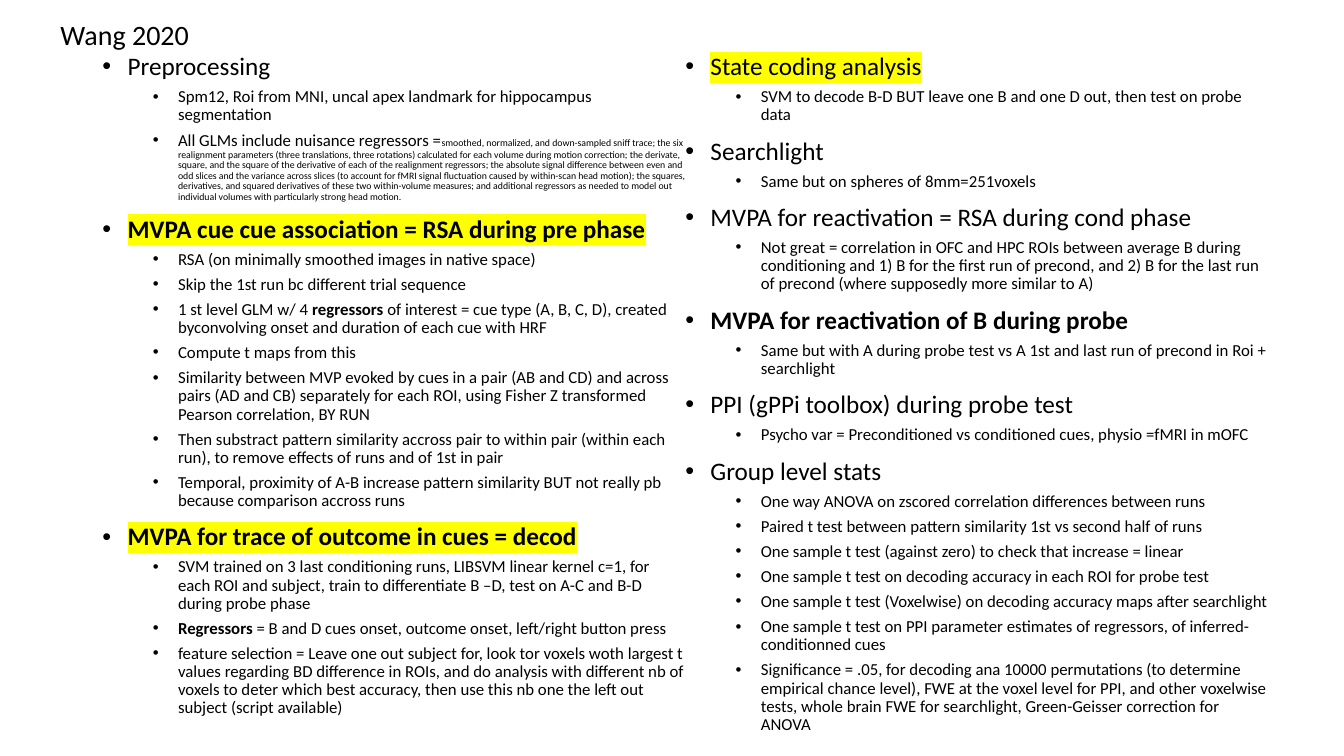
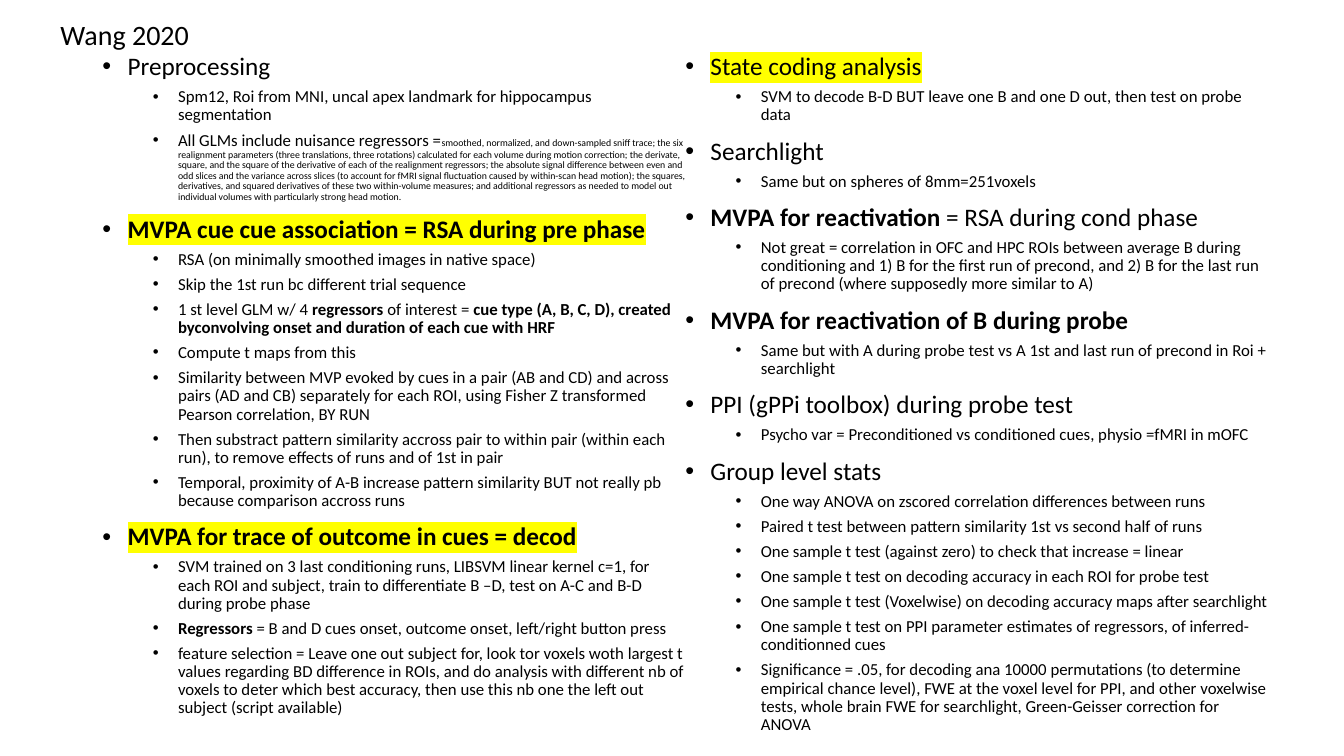
Before and after one commit to FlorianLeprevost/SemLink, a slide deck: slide 3 of ANAs.pptx. Drawn at 1344x756 pixels with LibreOffice and Linux fonts; fonts in the diff are those of the drawing. Boxes give left, top, right and bottom in pixels: in the first picture for what was removed or moved away, otherwise in the second. Text is boxed around its words. In the diff, an @@ line names an element or a change of style, - is before the commit and + after.

```diff
--- a/ANAs.pptx
+++ b/ANAs.pptx
@@ text at (x1=178, y1=208, x2=1198, y2=336): bold on in "cue type (A, B, C, D), created ...", "MVPA for reactivation" @@
```
Also in this commit, not shown: 2 other slides changed.
